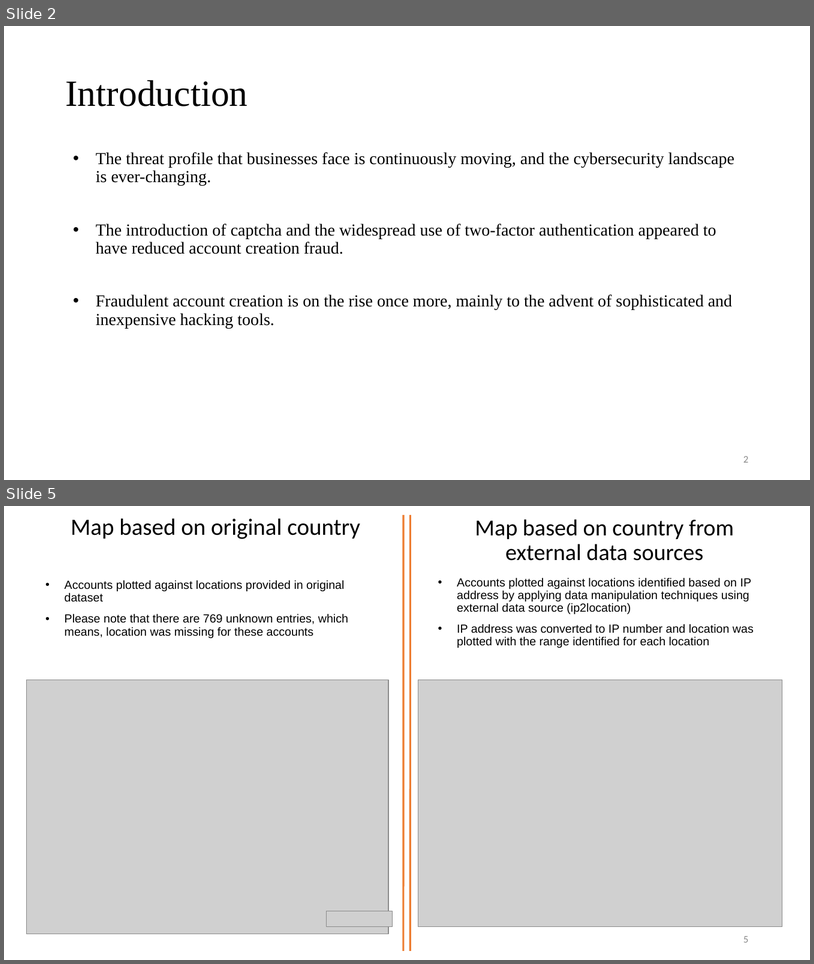
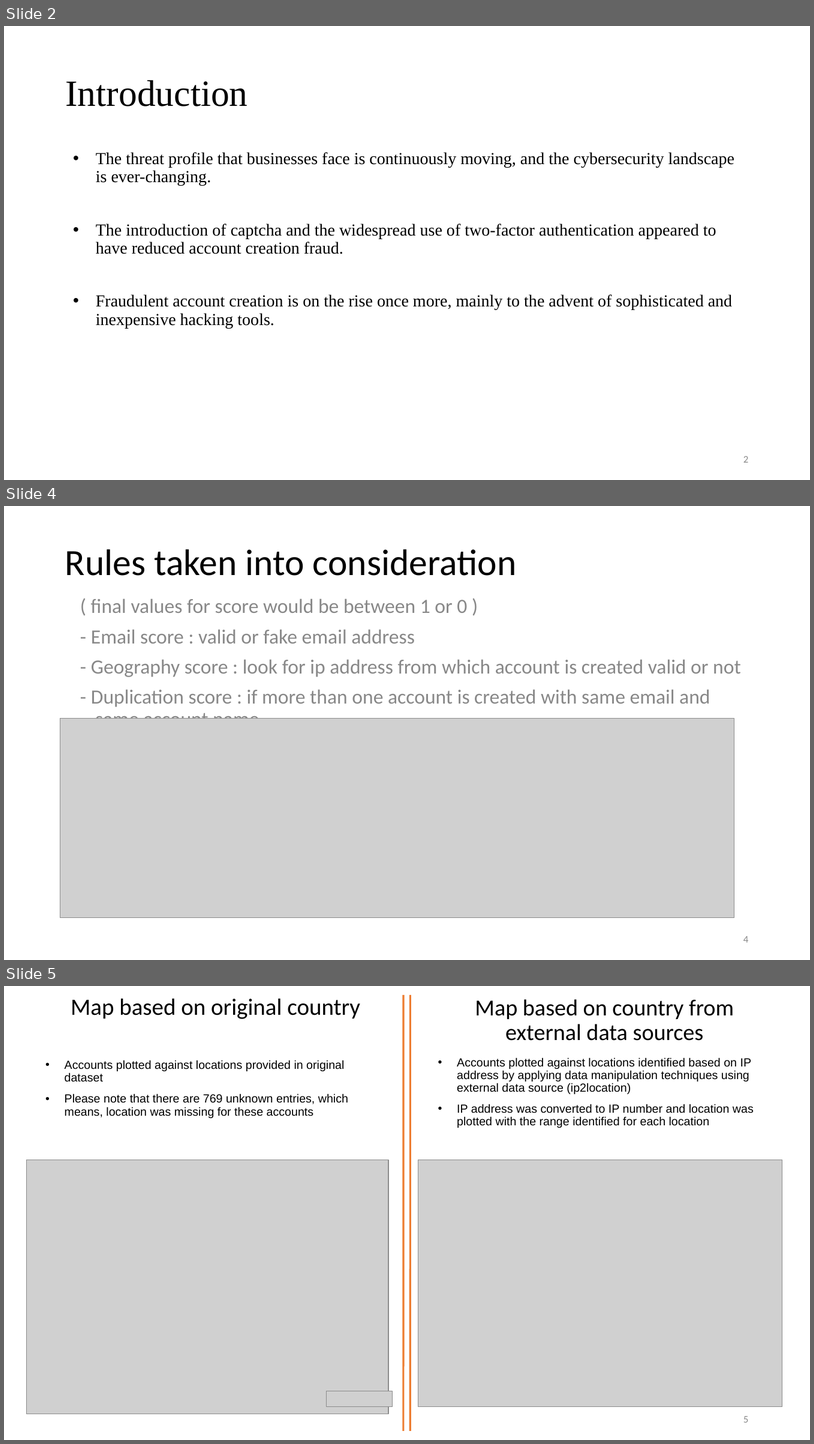
Before and after one commit to karimkhamwani/python-data-analysis, a slide deck: Capstone_600.pptx. Shown one above the other, each under a label of ours: slides 2 and 5 before the commit, slides 2, 4 and 5 after it; the slides between them are not shown. The pictures are 814x964 and 814x1444 pixels, drawn with LibreOffice and Linux fonts; fonts in the diff are those of the drawing; grey boxes stand for pictures; background and template pictures are left out. Boxes give left, top, right and bottom in pixels: in the first picture for what was removed or moved away, otherwise in the second. Text is boxed around its words. In the diff, an @@ line names an element or a change of style, - is before the commit and + after.

```diff
--- a/Capstone_600.pptx
+++ b/Capstone_600.pptx
@@ slide 4 added at (4,506,810,960), background #FFFFFF @@
@@ title added at (65,549,517,576), 44 pt, text #000000 @@
+Rules taken into consideration
@@ text added at (91,598,741,718), 24 pt, text #888888 @@
+( final values for score would be between 1 or 0 )
+- Email score : valid or fake email address
+- Geography score : look for ip address from which account is created valid or not
+- Duplication score : if more than one account is created with same email and same account name
@@ picture added at (60,718,734,918) @@
@@ page number added at (744,936,749,942), 12 pt, text #888888 @@
+4
```
Also in this commit, not shown: 1 other slide added, 2 slides removed.
